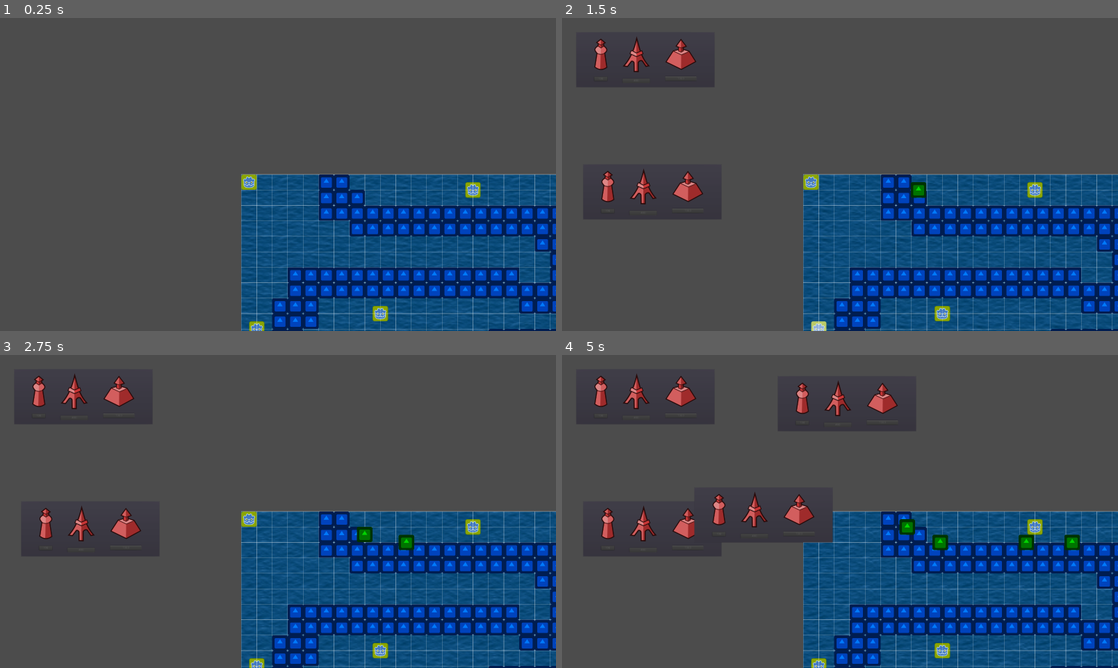
Above: before the commit, frames 1-4 (two rows, left to right).
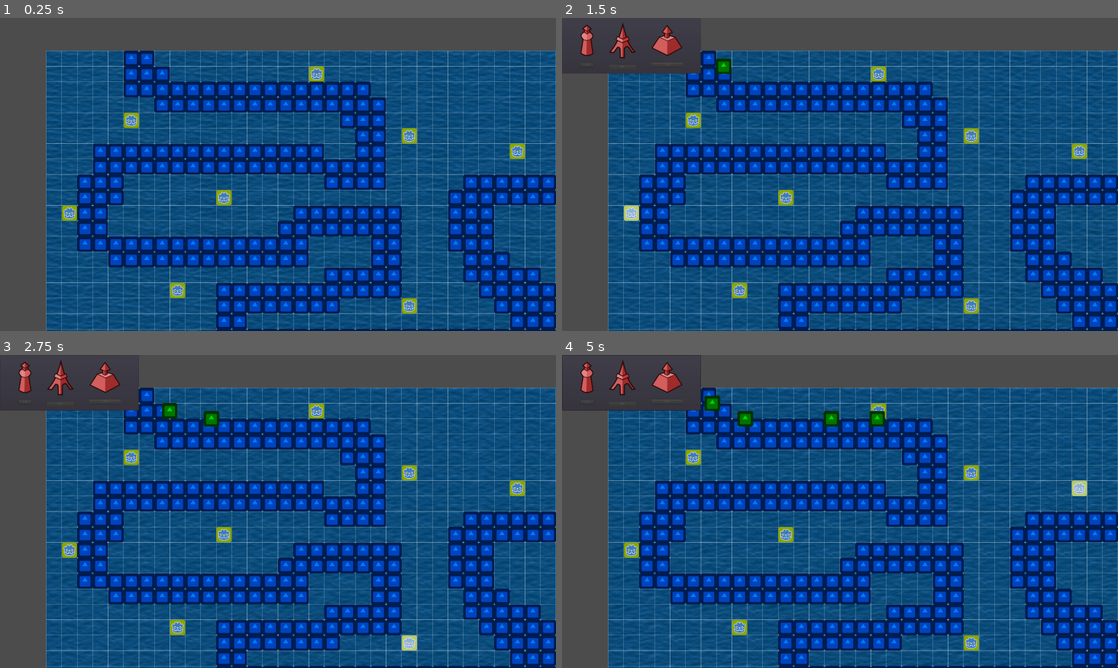
Above: after the commit, the same moments.

Repository: Dodoveloper/pdgt-game
Game: Godot game, scene res://Scenes/Map.tscn
Two runs of this game, one before a commit and one after it. Both use one fixed random seed, a clock stepped at 60 frames per second and the inputs below. The engine's default icon, where the game draws it, is replaced by a stand-in: a white triangle on a blue panel in a dark square.
Inputs (mouse positions are in pixels of both pictures, inside the frame that each line leads up to; where the layout moved, square brackets give the same spot in the first picture):
- Up to frame 1 (0.25 s): no input
- Up to frame 2 (1.5 s): click (695, 121) [812, 180] at 0.5 s; click (628, 212) [817, 327] at 1.25 s
- Up to frame 3 (2.75 s): click (411, 642) at 2.02 s
- Up to frame 4 (5 s): click (878, 411) [1034, 527] at 2.75 s; click (784, 533) [940, 649] at 3.5 s; click (1079, 489) at 4.27 s

The runs differ from the first frame. In frame 1, 71% of the frame differs, in the area x 8-100%, y 10-100%; in frame 2, 71%; in frame 3, 71%; in frame 4, 72%, in the area x 0-100%, y 0-100%.

Commit message:
fixed bullet bug and turret spawn

Diff:
--- a/Scenes/Map.tscn
+++ b/Scenes/Map.tscn
@@ -6,7 +6,7 @@
 [ext_resource path="res://Scenes/Camera2D.tscn" type="PackedScene" id=4]
 [ext_resource path="res://Assets/Art/pixel_platform.png" type="Texture" id=5]
 
-[node name="Map" type="Node"]
+[node name="Map" type="Node" index="0"]
 
 script = ExtResource( 1 )
 enemy_count = 10
@@ -17,6 +17,7 @@
 
 [node name="Camera2D" parent="." index="2" instance=ExtResource( 4 )]
 
+position = Vector2( 960, 512 )
 _sections_unfolded = [ "Editor", "Limit", "Smoothing" ]
 
 [node name="Sprite" type="Sprite" parent="." index="3"]
--- a/Scenes/TestScene.tscn
+++ b/Scenes/TestScene.tscn
@@ -3,7 +3,7 @@
 [ext_resource path="res://Scenes/Grid.tscn" type="PackedScene" id=1]
 [ext_resource path="res://Scenes/TurretSlot.tscn" type="PackedScene" id=2]
 
-[node name="TestScene" type="Node"]
+[node name="TestScene" type="Node" index="0"]
 
 [node name="Navigation2D" type="Navigation2D" parent="." index="0"]
 
@@ -23,58 +23,63 @@
 
 [node name="TurretSlot" parent="Turrets" index="0" instance=ExtResource( 2 )]
 
+margin_left = 320.0
+margin_top = 256.0
+margin_right = 384.0
+margin_bottom = 320.0
+
 [node name="TurretSlot2" parent="Turrets" index="1" instance=ExtResource( 2 )]
 
-margin_left = 1504.0
-margin_top = 1056.0
-margin_right = 1568.0
-margin_bottom = 1120.0
+margin_left = 1472.0
+margin_top = 1024.0
+margin_right = 1536.0
+margin_bottom = 1088.0
 
 [node name="TurretSlot3" parent="Turrets" index="2" instance=ExtResource( 2 )]
 
-margin_left = 32.0
-margin_top = 608.0
-margin_right = 96.0
-margin_bottom = 672.0
+margin_left = 64.0
+margin_top = 640.0
+margin_right = 128.0
+margin_bottom = 704.0
 
 [node name="TurretSlot4" parent="Turrets" index="3" instance=ExtResource( 2 )]
 
-margin_left = 2208.0
-margin_top = 1184.0
-margin_right = 2272.0
-margin_bottom = 1248.0
+margin_left = 2176.0
+margin_top = 1152.0
+margin_right = 2240.0
+margin_bottom = 1216.0
 
 [node name="TurretSlot5" parent="Turrets" index="4" instance=ExtResource( 2 )]
 
-margin_left = 1888.0
-margin_top = 416.0
-margin_right = 1952.0
-margin_bottom = 480.0
+margin_left = 1920.0
+margin_top = 384.0
+margin_right = 1984.0
+margin_bottom = 448.0
 
 [node name="TurretSlot6" parent="Turrets" index="5" instance=ExtResource( 2 )]
 
-margin_left = 544.0
-margin_top = 928.0
-margin_right = 608.0
-margin_bottom = 992.0
+margin_left = 512.0
+margin_top = 960.0
+margin_right = 576.0
+margin_bottom = 1024.0
 
 [node name="TurretSlot7" parent="Turrets" index="6" instance=ExtResource( 2 )]
 
-margin_left = 928.0
-margin_top = 32.0
-margin_right = 992.0
-margin_bottom = 96.0
+margin_left = 1088.0
+margin_top = 64.0
+margin_right = 1152.0
+margin_bottom = 128.0
 
 [node name="TurretSlot8" parent="Turrets" index="7" instance=ExtResource( 2 )]
 
-margin_left = 544.0
-margin_top = 544.0
-margin_right = 608.0
-margin_bottom = 608.0
+margin_left = 704.0
+margin_top = 576.0
+margin_right = 768.0
+margin_bottom = 640.0
 
 [node name="TurretSlot9" parent="Turrets" index="8" instance=ExtResource( 2 )]
 
-margin_left = 1504.0
-margin_top = 352.0
-margin_right = 1568.0
-margin_bottom = 416.0
+margin_left = 1472.0
+margin_top = 320.0
+margin_right = 1536.0
+margin_bottom = 384.0
--- a/Scenes/TurretSlot.tscn
+++ b/Scenes/TurretSlot.tscn
@@ -5,7 +5,7 @@
 [ext_resource path="res://Assets/Art/Buttons/TurretSlotHover.png" type="Texture" id=3]
 [ext_resource path="res://Scripts/TurretSlot.gd" type="Script" id=4]
 
-[node name="TurretSlot" type="TextureButton" index="0"]
+[node name="TurretSlot" type="TextureButton"]
 
 anchor_left = 0.0
 anchor_top = 0.0
@@ -27,6 +27,10 @@
 texture_pressed = ExtResource( 2 )
 texture_hover = ExtResource( 3 )
 script = ExtResource( 4 )
-_sections_unfolded = [ "Rect", "Textures" ]
+_sections_unfolded = [ "Rect" ]
+
+[node name="Pivot" type="Position2D" parent="." index="0"]
+
+position = Vector2( 32, 32 )
 
 [connection signal="pressed" from="." to="." method="_on_TurretSlot_pressed"]
--- a/Scripts/Bullet.gd
+++ b/Scripts/Bullet.gd
@@ -5,7 +5,7 @@
 var damage = 2
 
 func start(pos, dir):
-	position = pos
+	position = Vector2()
 	rotation = dir
 	velocity = Vector2(speed, 0).rotated(dir)
 
--- a/Scripts/Turret.gd
+++ b/Scripts/Turret.gd
@@ -5,19 +5,18 @@
 export (PackedScene) var Bullet
 var vis_color = Color(.867, .91, .247, 0.1)
 
-onready var size
+onready var size setget set_size
 var target
 var can_shoot = true
 
 func _ready():
-	init(size)
 	$Sprite.self_modulate = Color(0.2, 0, 0)
 	var shape = CircleShape2D.new()
 	shape.radius = detect_radius
 	$Visibility/CollisionShape2D.shape = shape
 	$ShootTimer.wait_time = fire_rate
 
-func init(size):
+func set_size(size):
 	if size == "Small":
 		detect_radius = 150
 		fire_rate = 0.5
--- a/Scripts/TurretSlot.gd
+++ b/Scripts/TurretSlot.gd
@@ -3,18 +3,21 @@
 var Menu = preload("res://Scenes/TurretPopup.tscn")
 var menu
 var Turret = preload("res://Scenes/Turret.tscn")
+# turret's position
+onready var pos = $Pivot.position
 
 func _on_TurretSlot_pressed():
 	# display the popup menu
 	menu = Menu.instance()
-	menu.get_node("PanelContainer").rect_position = rect_position + rect_size
+	menu.get_node("PanelContainer").rect_position = Vector2()
 	menu.connect("turret_requested", self, "spawn_turret")
 	add_child(menu)
 
 func spawn_turret(size):
 	var t = Turret.instance()
-	t.position = rect_position - (rect_size / 2) - Vector2(128, 0)
+	t.position = pos
+	t.size = size
 	add_child(t)
 	# hide the menu and the slot
 	menu.queue_free()
-	self.disabled = true
+	disabled = true
